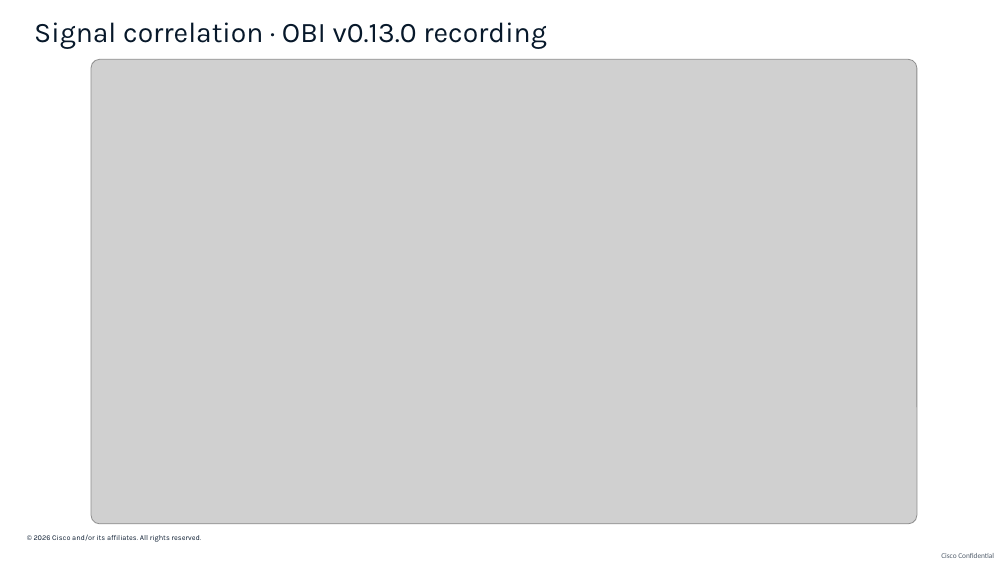
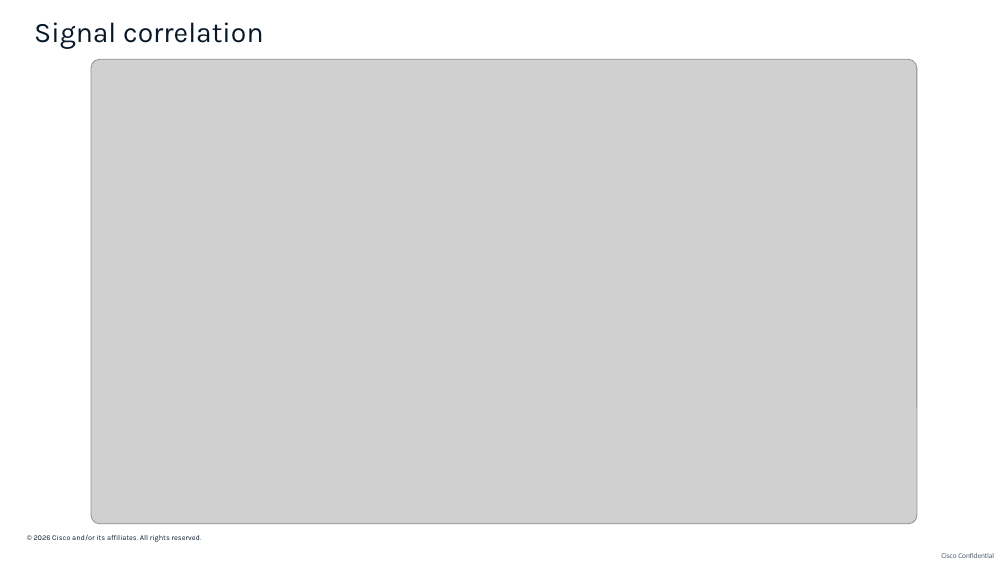
Before and after one commit to ajimenez1503/cilium-obi-demo, a slide deck: slide 20 of slides/cilium-obi-session-deck-latest.pptx. Drawn at 1008x567 pixels with LibreOffice and Linux fonts; fonts in the diff are those of the drawing; grey boxes stand for pictures; background and template pictures are left out. Boxes give left, top, right and bottom in pixels: in the first picture for what was removed or moved away, otherwise in the second. Text is boxed around its words. In the diff, an @@ line names an element or a change of style, - is before the commit and + after.

```diff
--- a/slides/cilium-obi-session-deck-latest.pptx
+++ b/slides/cilium-obi-session-deck-latest.pptx
@@ text at (34, 22, 263, 49): text changed @@
-Signal correlation · OBI v0.13.0 recording
+Signal correlation
```
Also in this commit, not shown: 10 other slides changed.
